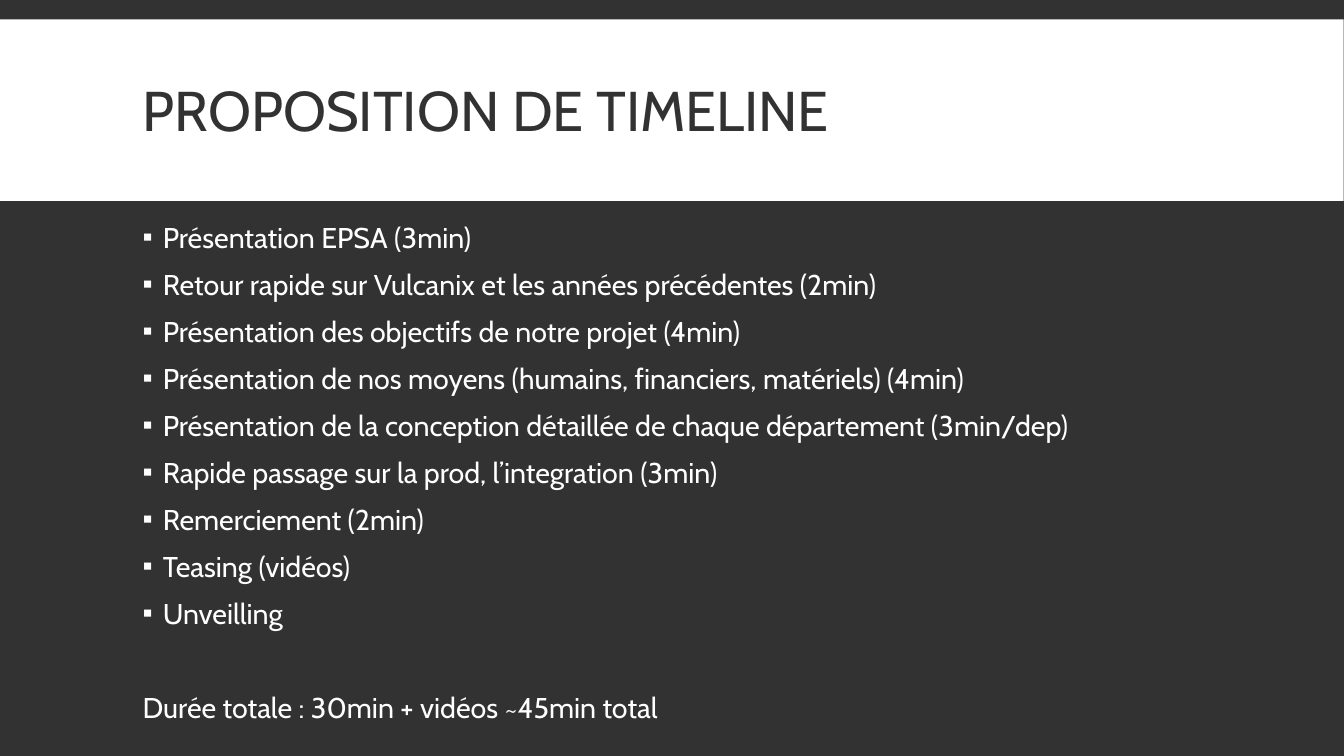
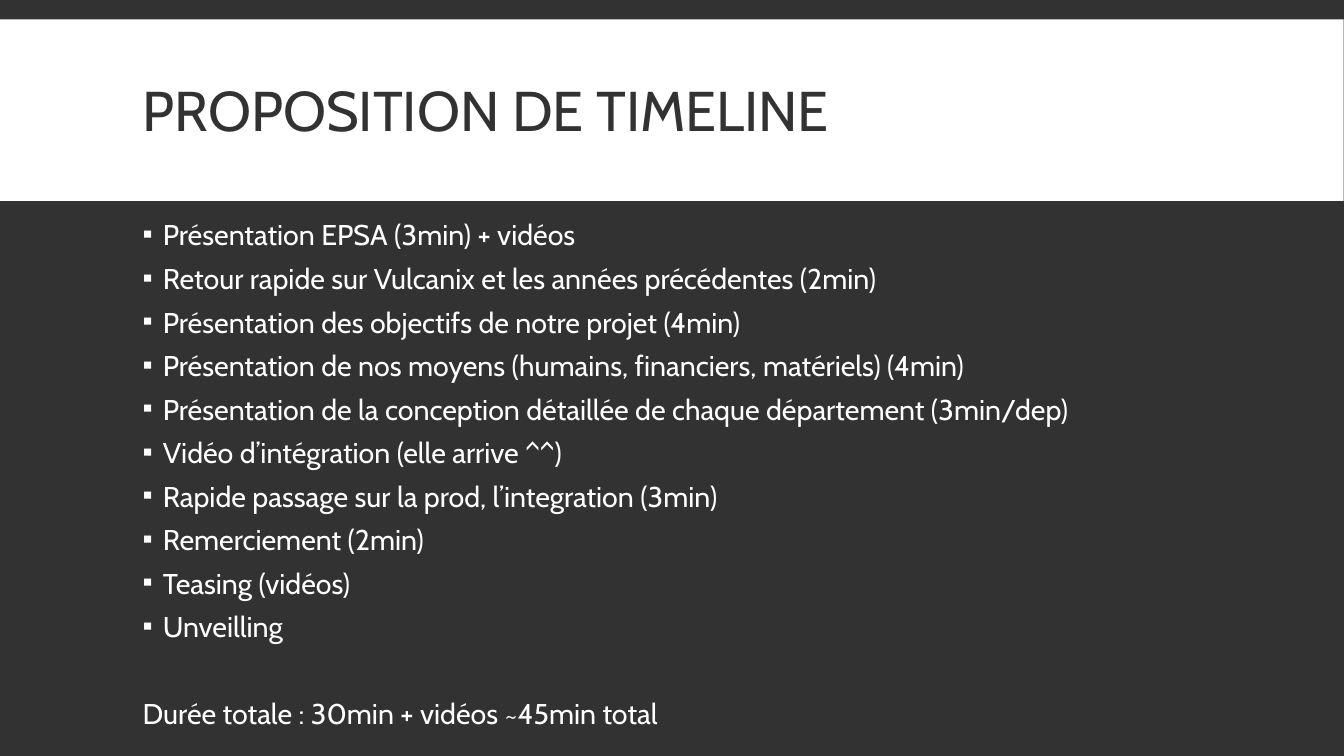
Before and after one commit to EOSCogniton/Intergen, a slide deck: slide 6 of 01_Association/02_Rollout/Présentation_Rollout.pptx (slide 5 before the commit). Drawn at 1344x756 pixels with LibreOffice and Linux fonts; fonts in the diff are those of the drawing. Boxes give left, top, right and bottom in pixels: in the first picture for what was removed or moved away, otherwise in the second. Text is boxed around its words. In the diff, an @@ line names an element or a change of style, - is before the commit and + after.

Commit message:
maj

```diff
--- a/01_Association/02_Rollout/Présentation_Rollout.pptx
+++ b/01_Association/02_Rollout/Présentation_Rollout.pptx
@@ text at [163,223,575,249]: text changed @@
-▪ Présentation EPSA (3min)
+▪ Présentation EPSA (3min) + vidéos
@@ text at [143,267,1068,725]: line spacing 0.8 to 0.7 @@
@@ text at [163,441,519,470]: paragraph added @@
+▪ Vidéo d’intégration (elle arrive ^^)
```
Also in this commit, not shown: 1 other slide changed, 3 slides added.
